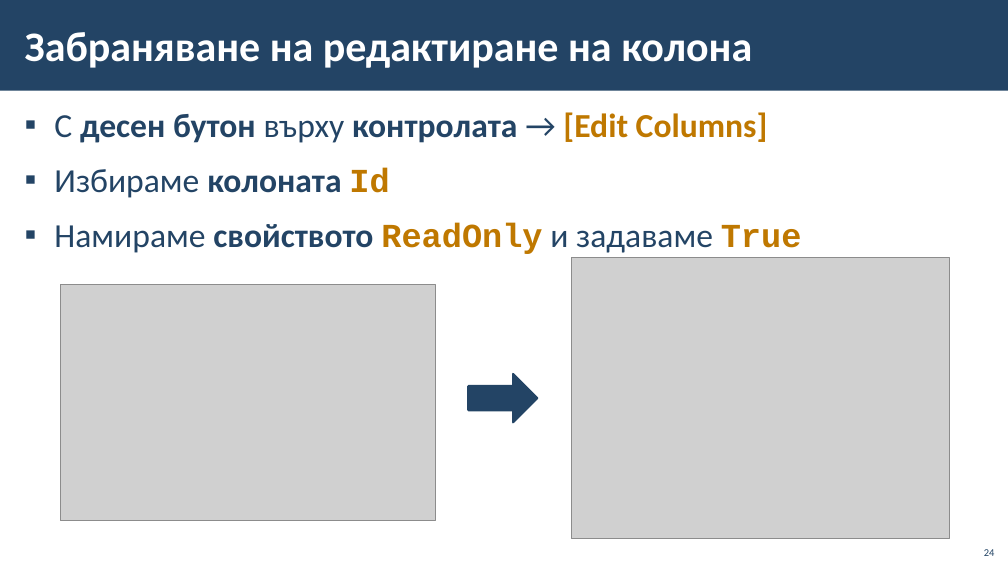
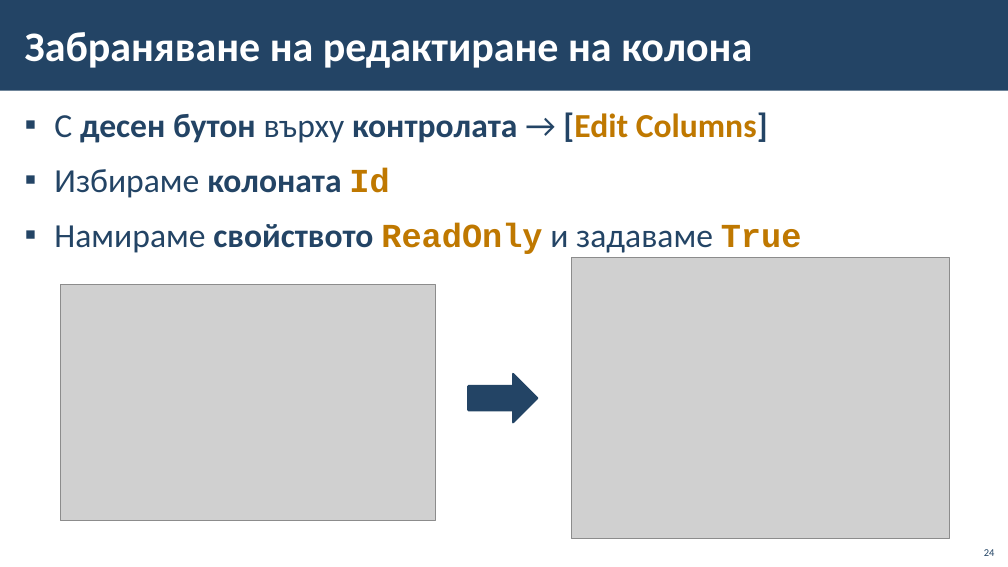
Before and after one commit to BG-IT-Edu/School-Programming, a slide deck: slide 24 of Courses/Software-Sciences/Module-4-Information-Systems-New/05-Connecting-Windows-Forms-with-database/05-Connecting-Windows-Forms-with-database.pptx. Drawn at 1008x567 pixels with LibreOffice and Linux fonts; fonts in the diff are those of the drawing; grey boxes stand for pictures; background and template pictures are left out. Boxes give left, top, right and bottom in pixels: in the first picture for what was removed or moved away, otherwise in the second. Text is boxed around its words. In the diff, an @@ line names an element or a change of style, - is before the commit and + after.

```diff
--- a/Courses/Software-Sciences/Module-4-Information-Systems-New/05-Connecting-Windows-Forms-with-database/05-Connecting-Windows-Forms-with-database.pptx
+++ b/Courses/Software-Sciences/Module-4-Information-Systems-New/05-Connecting-Windows-Forms-with-database/05-Connecting-Windows-Forms-with-database.pptx
@@ text at bbox=[54, 112, 768, 143]: text colour #BF7800 to #234465 in "[Edit Columns]" @@
```
Also in this commit, not shown: 8 other slides changed.
